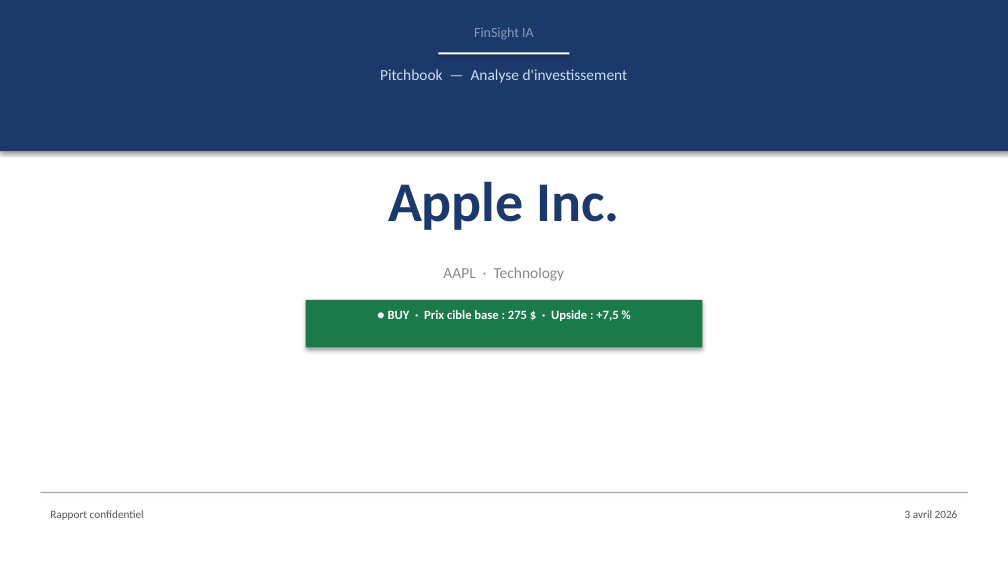
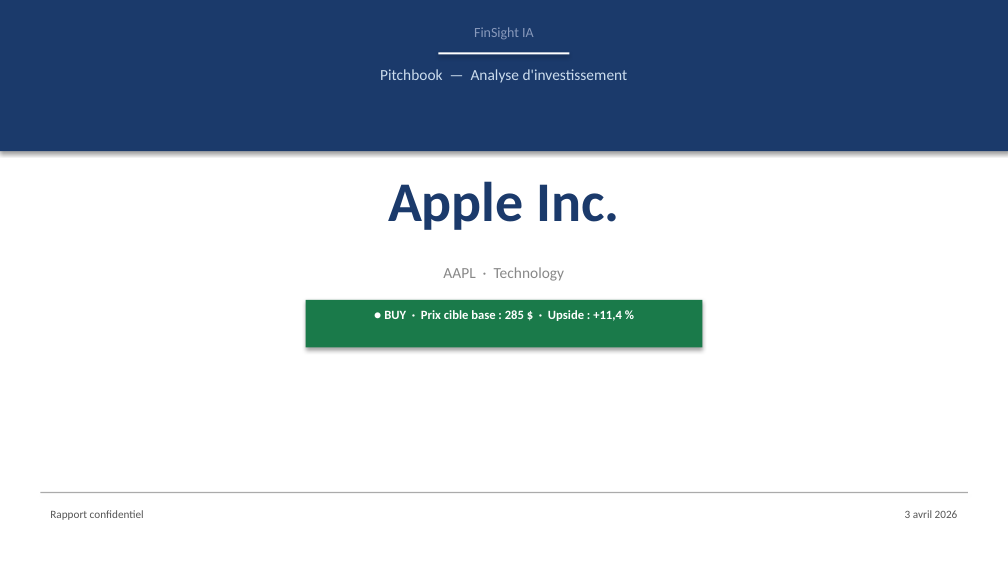
Before and after one commit to baptistejeh07-art/finsight-ia, a slide deck: slide 1 of preview/AAPL/AAPL_pitchbook.pptx. Drawn at 1008x567 pixels with LibreOffice and Linux fonts; fonts in the diff are those of the drawing. Boxes give left, top, right and bottom in pixels: in the first picture for what was removed or moved away, otherwise in the second. Text is boxed around its words. In the diff, an @@ line names an element or a change of style, - is before the commit and + after.

```diff
--- a/preview/AAPL/AAPL_pitchbook.pptx
+++ b/preview/AAPL/AAPL_pitchbook.pptx
@@ text at (384,310,622,321): text changed @@
-● BUY · Prix cible base : 275 $ · Upside : +7,5 %
+● BUY · Prix cible base : 285 $ · Upside : +11,4 %
```
Also in this commit, not shown: 14 other slides changed, 4 other files.
